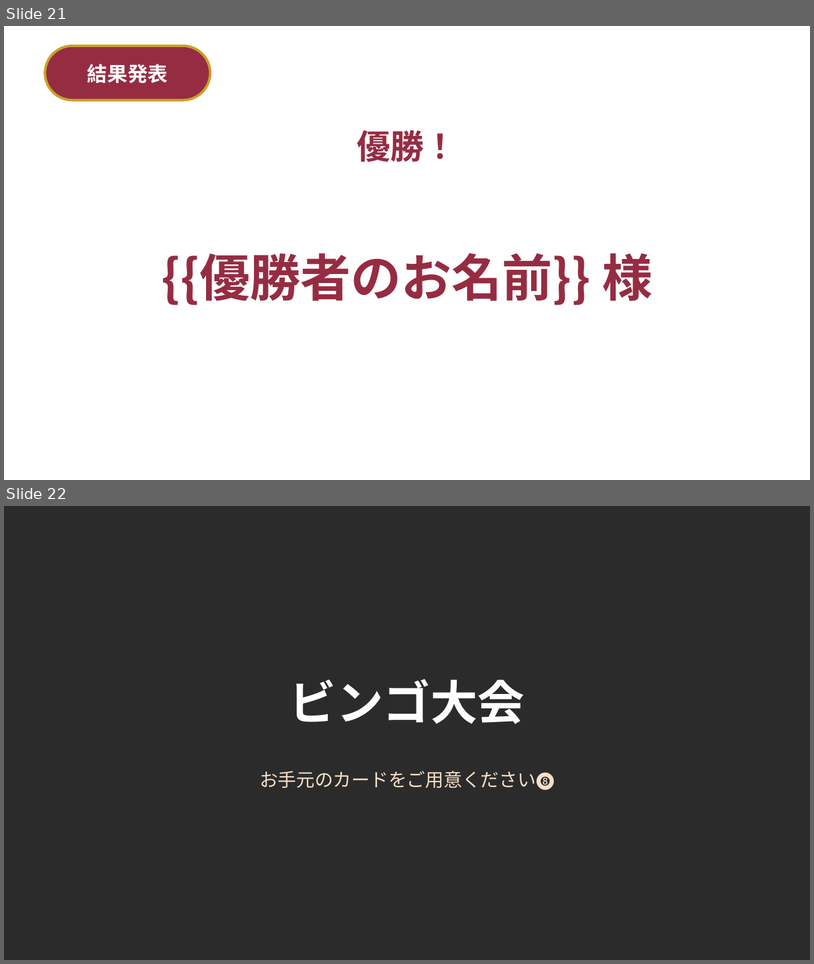
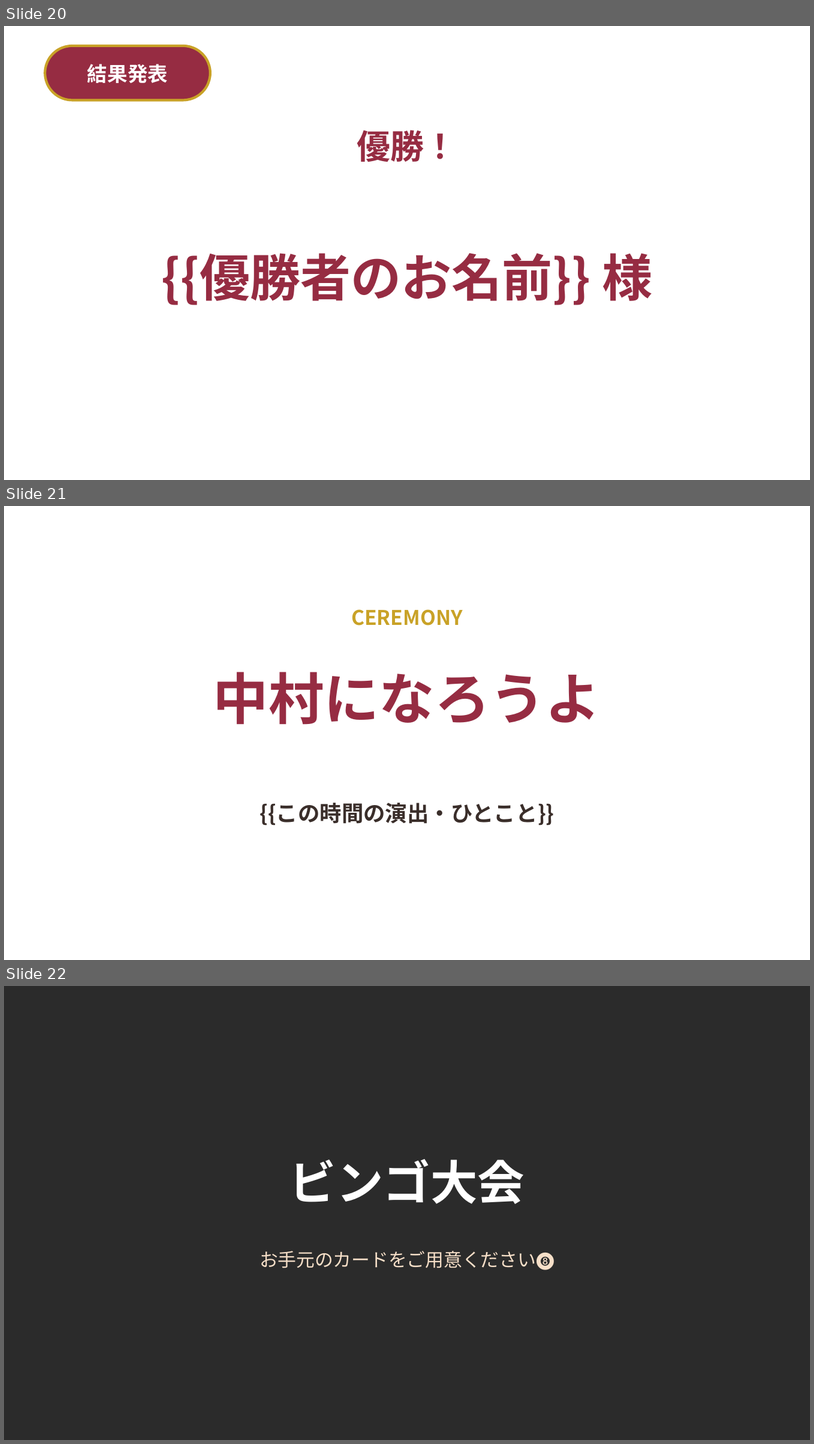
Before and after one commit to st01ohn03-coder/simple-alarm, a slide deck: wedding-deck/build/結婚式_マルバツクイズ＆ビンゴ.pptx. Shown one above the other, each under a label of ours: slides 21 and 22 before the commit, slides 20, 21 and 22 after it. The pictures are 814x964 and 814x1444 pixels, drawn with LibreOffice and Linux fonts; fonts in the diff are those of the drawing; background and template pictures are left out; a plain dark background stands for a picture behind light text. Boxes give left, top, right and bottom in pixels: in the first picture for what was removed or moved away, otherwise in the second. Text is boxed around its words. In the diff, an @@ line names an element or a change of style, - is before the commit and + after.

```diff
--- a/wedding-deck/build/結婚式_マルバツクイズ＆ビンゴ.pptx
+++ b/wedding-deck/build/結婚式_マルバツクイズ＆ビンゴ.pptx
@@ slide 21 added at bbox=[4, 506, 810, 960], background picture (left out) @@
@@ text added at bbox=[351, 609, 463, 625], 24 pt, text #C9A227, bold @@
+CEREMONY
@@ text added at bbox=[213, 672, 602, 724], 66 pt, text #962C42, bold @@
+中村になろうよ
@@ text added at bbox=[260, 802, 554, 825], 26 pt, text #3A2E2A, bold @@
+{{この時間の演出・ひとこと}}
@@ what was slide 21 is now slide 20 @@
```
Also in this commit, not shown: 11 slides changed, 3 slides removed, 16 other files.
